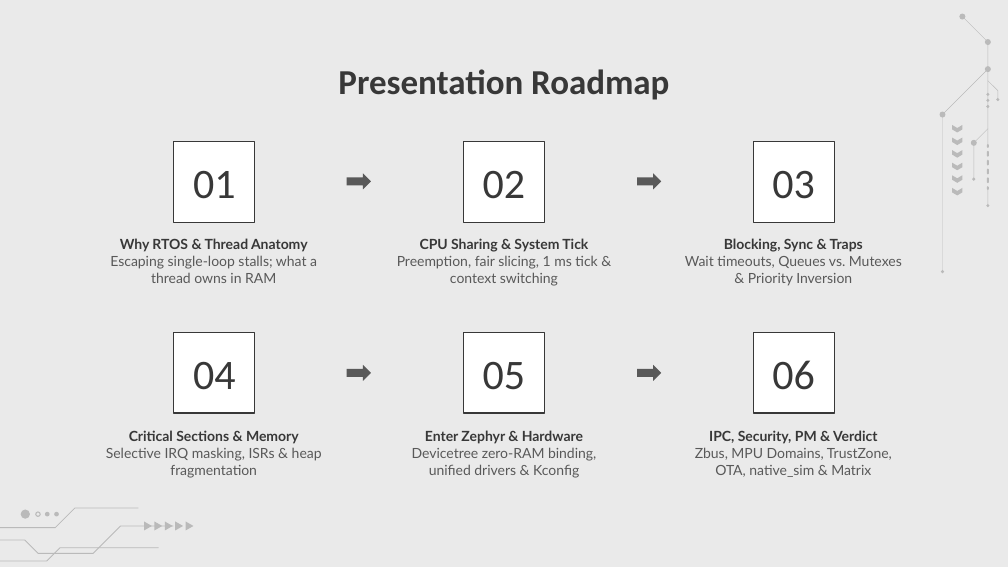
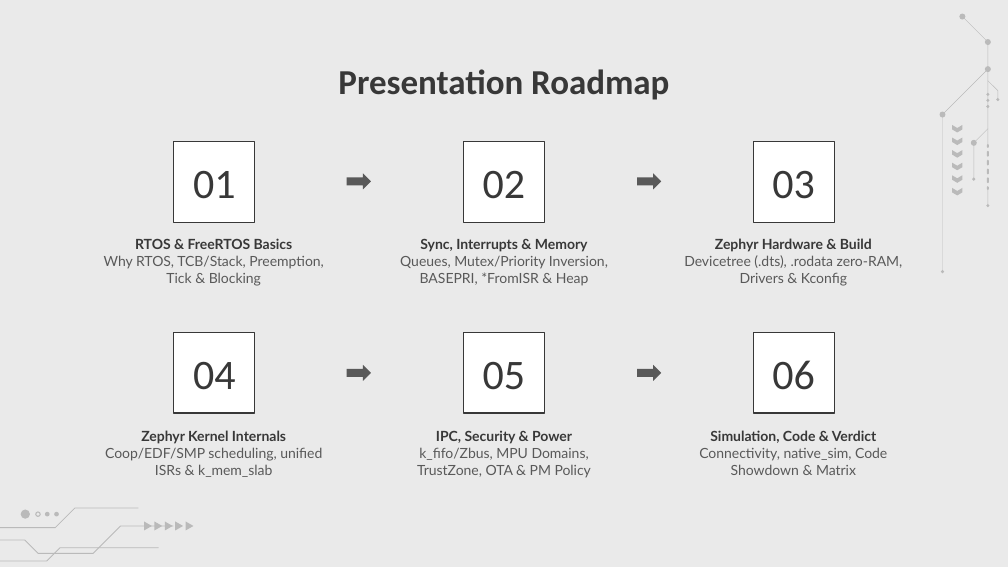
Before and after one commit to amrsaeedcse/zephyr-vs-freertos-presentation, a slide deck: slide 2 of Zephyr_RTOS_vs_FreeRTOS.pptx. Drawn at 1008x567 pixels with LibreOffice and Linux fonts; fonts in the diff are those of the drawing; background and template pictures are left out. Boxes give left, top, right and bottom in pixels: in the first picture for what was removed or moved away, otherwise in the second. Text is boxed around its words. In the diff, an @@ line names an element or a change of style, - is before the commit and + after.

Commit message:
Add portable Python slide generator, assets & refine Part I RTOS slides

```diff
--- a/Zephyr_RTOS_vs_FreeRTOS.pptx
+++ b/Zephyr_RTOS_vs_FreeRTOS.pptx
@@ subtitle at [104, 238, 323, 286]: text changed @@
-Why RTOS & Thread Anatomy
-Escaping single-loop stalls; what a thread owns in RAM
+RTOS & FreeRTOS Basics
+Why RTOS, TCB/Stack, Preemption, Tick & Blocking
@@ subtitle at [400, 239, 608, 286]: text changed @@
-CPU Sharing & System Tick
-Preemption, fair slicing, 1 ms tick & context switching
+Sync, Interrupts & Memory
+Queues, Mutex/Priority Inversion, BASEPRI, *FromISR & Heap
@@ subtitle at [684, 238, 903, 286]: text changed @@
-Blocking, Sync & Traps
-Wait timeouts, Queues vs. Mutexes & Priority Inversion
+Zephyr Hardware & Build
+Devicetree (.dts), .rodata zero-RAM, Drivers & Kconfig
@@ subtitle at [105, 430, 322, 477]: text changed @@
-Critical Sections & Memory
-Selective IRQ masking, ISRs & heap fragmentation
+Zephyr Kernel Internals
+Coop/EDF/SMP scheduling, unified ISRs & k_mem_slab
@@ subtitle at [417, 431, 591, 477]: text changed @@
-Enter Zephyr & Hardware
-Devicetree zero-RAM binding, unified drivers & Kconfig
+IPC, Security & Power
+k_fifo/Zbus, MPU Domains, TrustZone, OTA & PM Policy
@@ subtitle at [699, 430, 887, 475]: text changed @@
-IPC, Security, PM & Verdict
-Zbus, MPU Domains, TrustZone, OTA, native_sim & Matrix
+Simulation, Code & Verdict
+Connectivity, native_sim, Code Showdown & Matrix
```
Also in this commit, not shown: 8 other slides changed, 15 other files.
